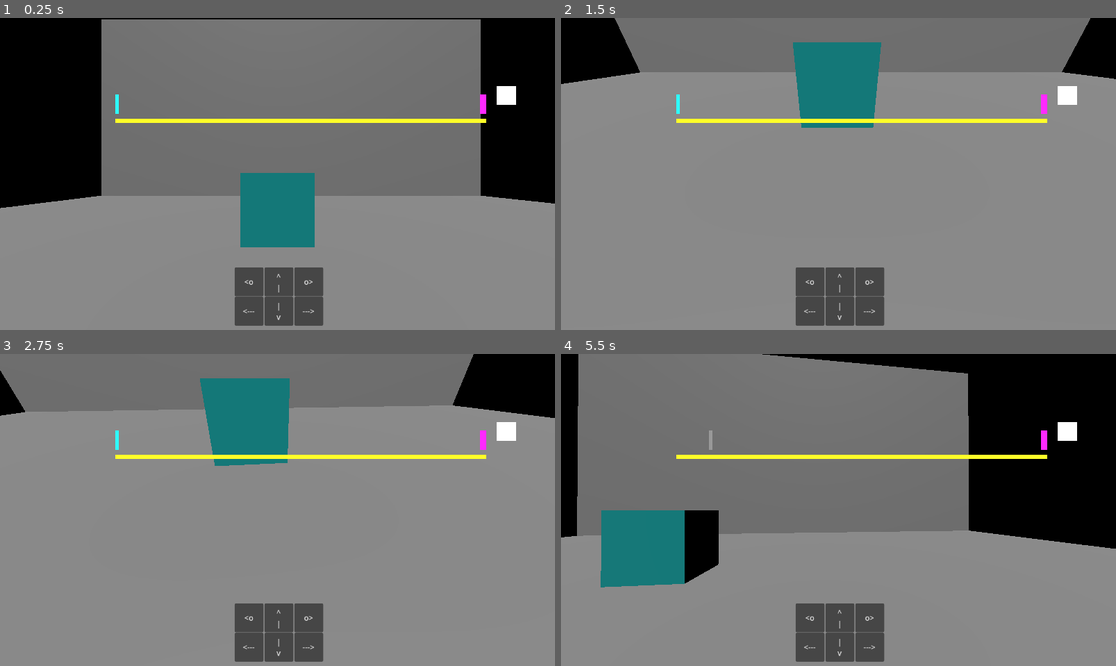
Above: before the commit, frames 1-4 (two rows, left to right).
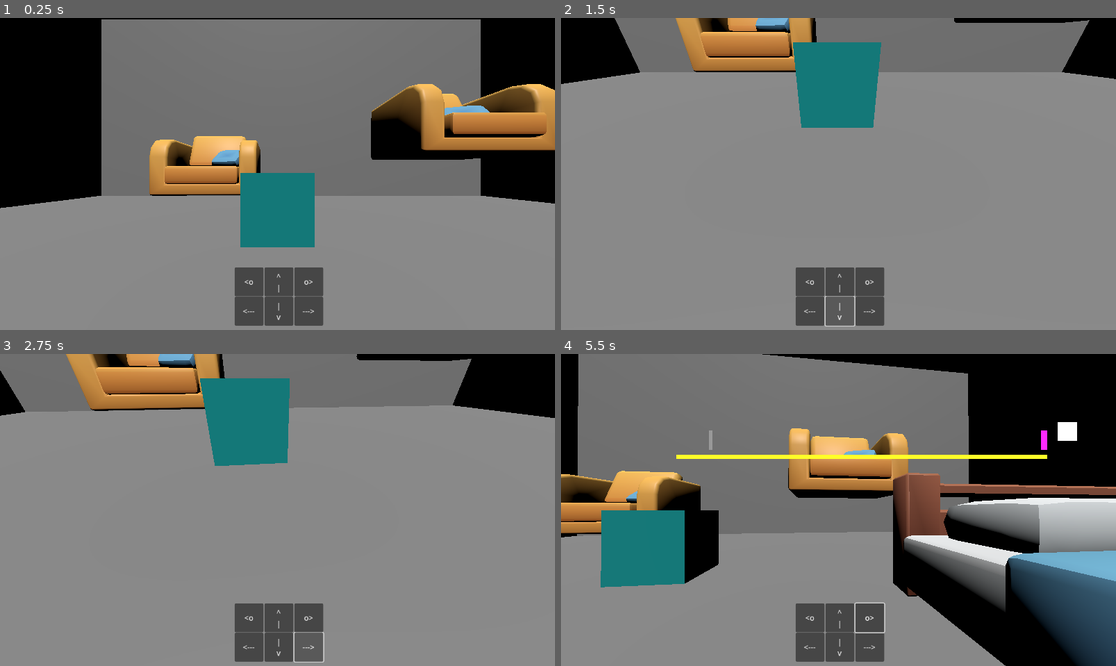
Above: after the commit, the same moments.

Repository: EDK-pro/Eloges_des_mauvaises_herbes
Game: Godot game, scene res://Test_proto_subnonotica/test_salle1.tscn
The game is run twice, just before and just after one commit, with the same random seed, the same clock (stepped at 60 frames per second) and the same inputs.
Inputs (mouse positions are in pixels of both pictures, inside the frame that each line leads up to):
- Up to frame 1 (0.25 s): no input
- Up to frame 2 (1.5 s): click "<---" at 0.5 s; click "| v" at 1.25 s
- Up to frame 3 (2.75 s): click "--->" at 2 s
- Up to frame 4 (5.5 s): click "<o" at 2.75 s; click "^ |" at 3.5 s; click "o>" at 4.25 s; tap Enter (ui_accept) at 5, 5.27 s; move the mouse to (866, 510) at 5.02 s; hold D (droite) from 5.03 s (still down); hold T (talk) from 5.03 s (still down); tap Space (envoi_parole) at 5.1 s; click (866, 510) at 5.17 s

The runs differ from the first frame. In frame 1, 11% of the frame differs, in the area x 20-100%, y 21-58%; in frame 2, 5.4%; in frame 3, 6.0%; in frame 4, 27%, in the area x 0-100%, y 23-100%.

Commit message:
Talk fini et début d'un système d'héritage

Diff:
--- a/Test_proto_subnonotica/Player.gd
+++ b/Test_proto_subnonotica/Player.gd
@@ -25,25 +25,19 @@
 		rotate_y(-event.relative.x * mouse_sensitivity)
 		$Camera3D.rotate_x(-event.relative.y * mouse_sensitivity)
 		$Camera3D.rotation.x = clampf($Camera3D.rotation.x, -deg_to_rad(70), deg_to_rad(70))
+
 	if event is InputEventMouse:
-
 		mouse = event.position
-
 	if event is InputEventMouseButton and event.pressed:
-
 		if event.button_index == MOUSE_BUTTON_LEFT:
-
 			get_selection()
 
 
 
 func get_selection():
-
 	var worldspace = get_world_3d().direct_space_state
-
 	var start = $Camera3D.project_ray_origin(mouse)
-
 	var end = $Camera3D.project_position(mouse, 10)
-
 	var result = worldspace.intersect_ray(PhysicsRayQueryParameters3D.create(start, end))
-	print(result)
+	if !result.is_empty():
+		print(result.collider)
--- a/Test_proto_subnonotica/Test_talk_interface.gd
+++ b/Test_proto_subnonotica/Test_talk_interface.gd
@@ -12,11 +12,12 @@
 var index_timer = 0
 var index_temps_qui_passe = 0
 var index_color = 0
+var t_increment: float
 
 func _ready():
-	initialize(150,8)
+	initialize(150,4,5.0)
 
-func initialize(temps_marge,nb_symbole):
+func initialize(temps_marge,nb_symbole, duree_communication):
 	margin_time = temps_marge
 	timer_array.resize(nb_symbole)
 	input_validated.resize(nb_symbole)
@@ -26,23 +27,26 @@
 	for i in nb_symbole:
 		timer_array[i] = temps_entre_chaque_symbole * 5000 * i
 	print(timer_array)
+	t_increment = duree_communication / 0.01666666667 / (duree_communication * 60 * duree_communication)
 
 func _physics_process(delta):
+
 	if Input.is_action_pressed("talk"):
+
 		talking = true
 		$Timing/Arrow.position.x = $Timing/Line.position.x
 		start_time = Time.get_ticks_msec()
 		index_temps_qui_passe = 0
 		index_color = 0
 		$Timing/Arrow.color = Color(0.176,1,1,1)
-		print("Distance = ",$Timing/Endline.position.x-$Timing/Arrow.position.x)
-		print("Temps = ",($Timing/Endline.position.x-$Timing/Arrow.position.x) / (delta * 0.2))
 
 	if talking == true:
 		#Avec t += delta * 0.2, ça laisse environ 5 secondes pour faire tout l'input
-		t += delta * 0.2
+		t += delta * t_increment
+		print(delta)
 		if t <= 1.0 :
-			$Timing/Arrow.position.x = $Timing/Line.position.lerp($Timing/Endline.position, t).x
+			#$Timing/Arrow.position.x = $Timing/Line.position.lerp($Timing/Endline.position, t).x
+			$Timing/Arrow.position.x = $Timing/Line.position.x + ($Timing/Endline.position.x-$Timing/Line.position.x) * t
 			timestamp = Time.get_ticks_msec() - start_time
 			if index_temps_qui_passe < timer_array.size():
 				if timer_array[index_color] - margin_time < timestamp:
--- a/Test_proto_subnonotica/interactable2.gd
+++ /dev/null
@@ -1,31 +0,0 @@
-extends Area3D
-
-
-# Called when the node enters the scene tree for the first time.
-func _ready():
-	pass # Replace with function body.
-
-
-# Called every frame. 'delta' is the elapsed time since the previous frame.
-func _process(delta):
-	pass
-
-
-func _on_mouse_entered():
-	print(Input.mouse_mode)
-	print("feur")
-
-
-func _on_area_entered(area):
-	print(area)
-	print("coubeh")
-
-
-func _on_area_shape_entered(area_rid, area, area_shape_index, local_shape_index):
-	print(area)
-	print("coubeh")
-
-
-func _on_input_event(camera, event, position, normal, shape_idx):
-	if event is InputEventMouseButton:
-		print("roubeh")
--- a/Test_proto_subnonotica/interactable2.tscn
+++ /dev/null
@@ -1,26 +0,0 @@
-[gd_scene load_steps=5 format=3 uid="uid://cgnvg1d2kl8c6"]
-
-[ext_resource type="Script" path="res://Test_proto_subnonotica/interactable2.gd" id="1_1r722"]
-
-[sub_resource type="BoxShape3D" id="BoxShape3D_37c0w"]
-size = Vector3(1.1, 1.1, 1.1)
-
-[sub_resource type="StandardMaterial3D" id="StandardMaterial3D_jfgxl"]
-albedo_color = Color(0.721569, 0.717647, 0, 1)
-
-[sub_resource type="BoxMesh" id="BoxMesh_ph7yn"]
-material = SubResource("StandardMaterial3D_jfgxl")
-
-[node name="Area3D" type="Area3D"]
-script = ExtResource("1_1r722")
-
-[node name="CollisionShape3D" type="CollisionShape3D" parent="."]
-shape = SubResource("BoxShape3D_37c0w")
-
-[node name="MeshInstance3D" type="MeshInstance3D" parent="."]
-mesh = SubResource("BoxMesh_ph7yn")
-
-[connection signal="area_entered" from="." to="." method="_on_area_entered"]
-[connection signal="area_shape_entered" from="." to="." method="_on_area_shape_entered"]
-[connection signal="input_event" from="." to="." method="_on_input_event"]
-[connection signal="mouse_entered" from="." to="." method="_on_mouse_entered"]
--- a/Test_proto_subnonotica/interactable_1.gd
+++ b/Test_proto_subnonotica/interactable_1.gd
@@ -10,34 +10,3 @@
 func _process(delta):
 	#print(get_viewport().get_mouse_position())
 	pass
-
-
-func _on_input_event(camera, event, position, normal, shape_idx):
-	if event is InputEventMouseButton:
-		print("roubeh")
-	#print(event)
-	#print(Input.mouse_mode)
-	#print("feur")
-
-
-
-func _on_mouse_entered():
-	print("Mouse entered : ",Input.mouse_mode)
-
-
-func _input_event(camera, event, click_position, click_normal, shape_idx):
-	#if event is InputEventMouseMotion:
-		#print("BREEEF")
-		#print(event)
-		#print(shape_idx)
-	if event is InputEventMouseButton:
-		print("Mouse Click/Unclick at: ", event.position, " shape:", shape_idx)
-		print(Input.mouse_mode)
-
-
-func _on_mouse_exited():
-	print("Mouse exited : ",Input.mouse_mode)
-
-
-func _on_timer_timeout():
-	print(get_viewport().get_mouse_position())
--- a/Test_proto_subnonotica/interactable_1.tscn
+++ /dev/null
@@ -1,31 +0,0 @@
-[gd_scene load_steps=5 format=3 uid="uid://ftv7p5ehdkwu"]
-
-[ext_resource type="Script" path="res://Test_proto_subnonotica/interactable_1.gd" id="1_imwih"]
-
-[sub_resource type="BoxShape3D" id="BoxShape3D_5trcj"]
-size = Vector3(1.1, 1.1, 1.1)
-
-[sub_resource type="StandardMaterial3D" id="StandardMaterial3D_ybog4"]
-albedo_color = Color(0, 0.615686, 0.615686, 1)
-
-[sub_resource type="BoxMesh" id="BoxMesh_cbhxk"]
-material = SubResource("StandardMaterial3D_ybog4")
-
-[node name="Interactable1" type="StaticBody3D"]
-input_capture_on_drag = true
-script = ExtResource("1_imwih")
-
-[node name="CollisionShape3D" type="CollisionShape3D" parent="."]
-shape = SubResource("BoxShape3D_5trcj")
-
-[node name="MeshInstance3D" type="MeshInstance3D" parent="."]
-mesh = SubResource("BoxMesh_cbhxk")
-
-[node name="Timer" type="Timer" parent="."]
-wait_time = 0.5
-autostart = true
-
-[connection signal="input_event" from="." to="." method="_on_input_event"]
-[connection signal="mouse_entered" from="." to="." method="_on_mouse_entered"]
-[connection signal="mouse_exited" from="." to="." method="_on_mouse_exited"]
-[connection signal="timeout" from="Timer" to="." method="_on_timer_timeout"]
--- /dev/null
+++ b/Test_proto_subnonotica/interactable_action.tscn
@@ -0,0 +1,22 @@
+[gd_scene load_steps=5 format=3 uid="uid://ftv7p5ehdkwu"]
+
+[ext_resource type="Script" path="res://Test_proto_subnonotica/interactable_1.gd" id="1_imwih"]
+
+[sub_resource type="BoxShape3D" id="BoxShape3D_5trcj"]
+size = Vector3(1.1, 1.1, 1.1)
+
+[sub_resource type="StandardMaterial3D" id="StandardMaterial3D_ybog4"]
+albedo_color = Color(0, 0.615686, 0.615686, 1)
+
+[sub_resource type="BoxMesh" id="BoxMesh_cbhxk"]
+material = SubResource("StandardMaterial3D_ybog4")
+
+[node name="Interactable1" type="StaticBody3D"]
+input_capture_on_drag = true
+script = ExtResource("1_imwih")
+
+[node name="CollisionShape3D" type="CollisionShape3D" parent="."]
+shape = SubResource("BoxShape3D_5trcj")
+
+[node name="MeshInstance3D" type="MeshInstance3D" parent="."]
+mesh = SubResource("BoxMesh_cbhxk")
--- /dev/null
+++ b/Test_proto_subnonotica/interactible_communication.tscn
@@ -0,0 +1,8 @@
+[gd_scene load_steps=2 format=3 uid="uid://ifcikpu5t7sk"]
+
+[sub_resource type="BoxShape3D" id="BoxShape3D_j4fri"]
+
+[node name="interactible_communication" type="StaticBody3D"]
+
+[node name="CollisionShape3D" type="CollisionShape3D" parent="."]
+shape = SubResource("BoxShape3D_j4fri")
--- a/Test_proto_subnonotica/test_salle1.gd
+++ b/Test_proto_subnonotica/test_salle1.gd
@@ -1,6 +1,6 @@
 extends Node
 
-
+var dialogue = false
 # Called when the node enters the scene tree for the first time.
 func _ready():
 	#$Control.btn_deplacement.connect($Player_constraint._on_appuie_des_boutons.bind())
@@ -8,4 +8,14 @@
 
 # Called every frame. 'delta' is the elapsed time since the previous frame.
 func _process(delta):
-	pass
+	talk_with(150,4,5.0)
+
+func talk_with(temps_marge,nb_symbole, duree_communication):
+	if Input.is_action_just_pressed("envoi_parole"):
+		if dialogue :
+			$Talk.hide()
+			dialogue = false
+		else:
+			$Talk.show()
+			$Talk.initialize(temps_marge,nb_symbole, duree_communication)
+			dialogue = true
--- a/Test_proto_subnonotica/test_salle1.tscn
+++ b/Test_proto_subnonotica/test_salle1.tscn
@@ -1,8 +1,11 @@
-[gd_scene load_steps=8 format=3 uid="uid://cce0ygh1ma5ed"]
+[gd_scene load_steps=11 format=3 uid="uid://cce0ygh1ma5ed"]
 
 [ext_resource type="Script" path="res://Test_proto_subnonotica/test_salle1.gd" id="1_qrxag"]
-[ext_resource type="PackedScene" uid="uid://ftv7p5ehdkwu" path="res://Test_proto_subnonotica/interactable_1.tscn" id="2_l4xhn"]
+[ext_resource type="PackedScene" uid="uid://ftv7p5ehdkwu" path="res://Test_proto_subnonotica/interactable_action.tscn" id="2_l4xhn"]
+[ext_resource type="PackedScene" uid="uid://ifcikpu5t7sk" path="res://Test_proto_subnonotica/interactible_communication.tscn" id="3_3hndd"]
 [ext_resource type="PackedScene" uid="uid://cx385t7hyeb3n" path="res://Test_proto_subnonotica/UI_buttons.tscn" id="3_h88qs"]
+[ext_resource type="PackedScene" uid="uid://rt08rfk0hsqe" path="res://Test_proto_subnonotica/test_truc_talk.tscn" id="4_4rj2p"]
+[ext_resource type="PackedScene" uid="uid://bun2tqhqm4ek" path="res://Test_assets/Assets/gltf/bed_double_A.gltf" id="4_5ofm5"]
 [ext_resource type="PackedScene" uid="uid://d3povbytmkdxo" path="res://Test_proto_subnonotica/Test_talk_interface.tscn" id="5_mucdl"]
 [ext_resource type="PackedScene" uid="uid://c1s0yqy72g1oq" path="res://Test_proto_subnonotica/player.tscn" id="5_s2tft"]
 
@@ -85,11 +88,23 @@
 [node name="DirectionalLight3D" type="DirectionalLight3D" parent="Salle"]
 transform = Transform3D(1, 0, 0, 0, 0.519221, 0.85464, 0, -0.85464, 0.519221, 0, 8.08124, 4.22514)
 
-[node name="Interactable1" parent="Salle" instance=ExtResource("2_l4xhn")]
+[node name="Interactable_action" parent="Salle" instance=ExtResource("2_l4xhn")]
 transform = Transform3D(1, 0, 0, 0, 1, 0, 0, 0, 1, 0, 1.11163, -3.23209)
+
+[node name="interactible_communication" parent="Salle" instance=ExtResource("3_3hndd")]
+transform = Transform3D(1, 0, 0, 0, 1, 0, 0, 0, 1, 4.42893, 0.910506, -0.0585521)
+
+[node name="bed_double_A2" parent="Salle/interactible_communication" instance=ExtResource("4_5ofm5")]
+
+[node name="Node3D" parent="Salle" instance=ExtResource("4_4rj2p")]
+transform = Transform3D(0.999313, 0, 0.0370623, 0, 1, 0, -0.0370623, 0, 0.999313, -1.28791, 0.474233, -4.17357)
+
+[node name="test_truc_talk" parent="Salle" instance=ExtResource("4_4rj2p")]
+transform = Transform3D(1, 0, 0, 0, 1, 0, 0, 0, 1, 2.78786, 1.12507, -3.38275)
 
 [node name="Control" parent="." instance=ExtResource("3_h88qs")]
 
+[node name="Talk" parent="." instance=ExtResource("5_mucdl")]
+visible = false
+
 [node name="Player" parent="." instance=ExtResource("5_s2tft")]
-
-[node name="Talk" parent="." instance=ExtResource("5_mucdl")]
--- /dev/null
+++ b/Test_proto_subnonotica/test_truc_talk.tscn
@@ -0,0 +1,12 @@
+[gd_scene load_steps=3 format=3 uid="uid://rt08rfk0hsqe"]
+
+[ext_resource type="PackedScene" uid="uid://ifcikpu5t7sk" path="res://Test_proto_subnonotica/interactible_communication.tscn" id="1_xww0n"]
+[ext_resource type="PackedScene" uid="uid://cvls3omr55pdw" path="res://Test_assets/Assets/gltf/armchair_pillows.gltf" id="2_c3ddx"]
+
+[node name="test_truc_talk" type="Node3D"]
+transform = Transform3D(1, 0, 0, 0, 0.2, 0, 0, 0, 1, 0, 0, 0)
+
+[node name="interactible_communication" parent="." instance=ExtResource("1_xww0n")]
+transform = Transform3D(1, 0, 0, 0, 1, 0, 0, 0, 1, 0, 0.758793, 0)
+
+[node name="armchair_pillows2" parent="interactible_communication" instance=ExtResource("2_c3ddx")]
Binary file added: Test_assets/Assets/fbx (unity)/armchair-a931e26d95074dbb813d12a34c55b655_furniturebits_texture.png
Not shown, added: Test_assets/Assets/fbx (unity)/armchair-a931e26d95074dbb813d12a34c55b655_furniturebits_texture.png.import
Binary file added: Test_assets/Assets/fbx (unity)/armchair.fbx
Not shown, added: Test_assets/Assets/fbx (unity)/armchair.fbx.import
Binary file added: Test_assets/Assets/fbx (unity)/armchair_pillows-3ee1efdee9e80c4d96de0d1f12d1342d_furniturebits_texture.png
Not shown, added: Test_assets/Assets/fbx (unity)/armchair_pillows-3ee1efdee9e80c4d96de0d1f12d1342d_furniturebits_texture.png.import
Binary file added: Test_assets/Assets/fbx (unity)/armchair_pillows.fbx
Not shown, added: Test_assets/Assets/fbx (unity)/armchair_pillows.fbx.import
Binary file added: Test_assets/Assets/fbx (unity)/bed_double_A-9e98a89bcd18d293aee5b7a5bd4db146_furniturebits_texture.png
Not shown, added: Test_assets/Assets/fbx (unity)/bed_double_A-9e98a89bcd18d293aee5b7a5bd4db146_furniturebits_texture.png.import
Binary file added: Test_assets/Assets/fbx (unity)/bed_double_A.fbx
Not shown, added: Test_assets/Assets/fbx (unity)/bed_double_A.fbx.import
(and 740 more such lines)
